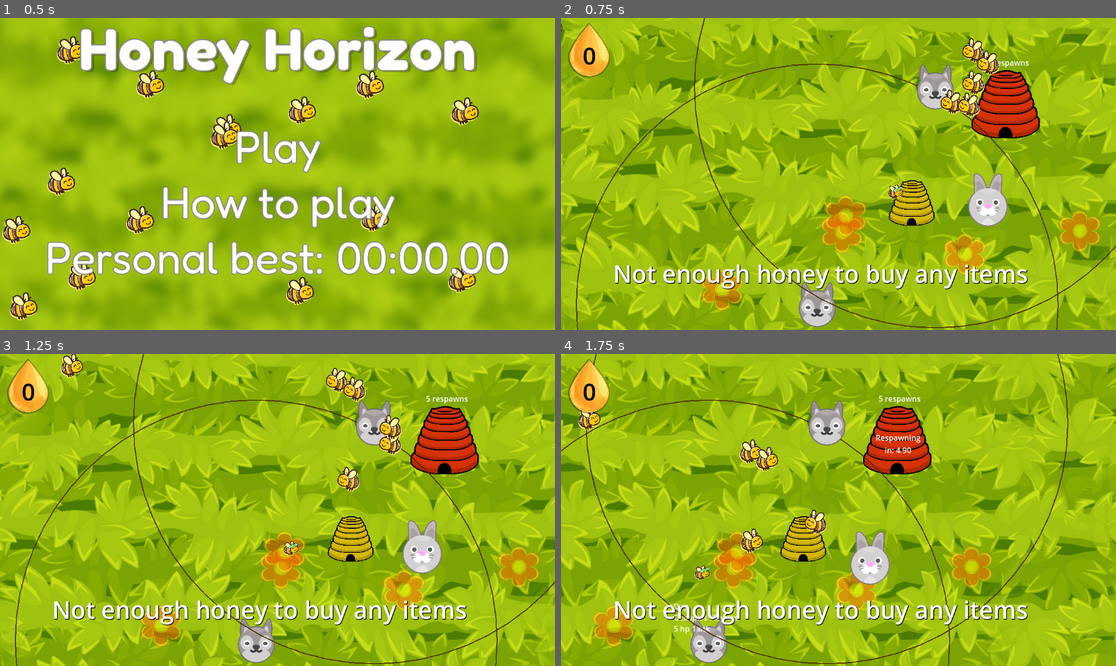
Above: before the commit, frames 1-4 (two rows, left to right).
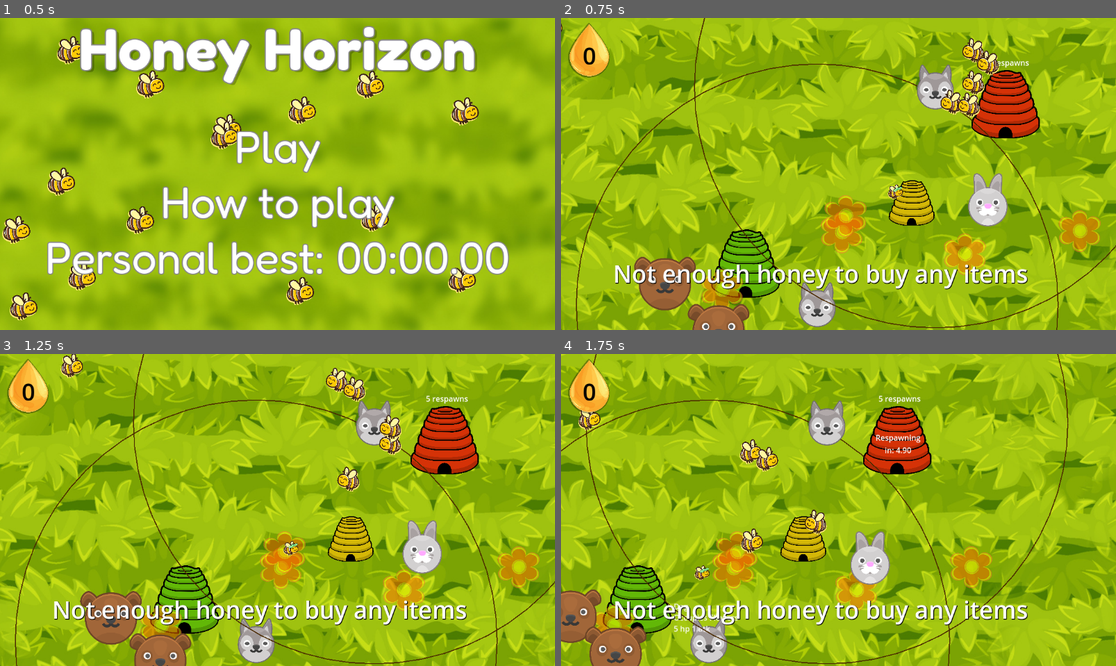
Above: after the commit, the same moments.

Repository: jam53/GMTK-Gamejam-2024
Game: Godot game, scene res://scenes/main_menu.tscn
Same seed, same stepped clock (60 frames per second), same inputs: the game is played once before the commit and once after it.
Inputs (mouse positions are in pixels of both pictures, inside the frame that each line leads up to):
- Up to frame 1 (0.5 s): no input
- Up to frame 2 (0.75 s): click "Play" at 0.5 s
- Up to frame 3 (1.25 s): no input
- Up to frame 4 (1.75 s): move the mouse to (816, 644) at 1.27 s; press the mouse at (816, 644) at 1.28 s; hold D (right) from 1.28 s (still down)

Frame 1 is identical in both runs. In frame 2, 3.7% of the frame differs, in the area x 13-40%, y 67-100%; in frame 3, 3.9%, in the area x 14-40%, y 67-100%; in frame 4, 3.8%.

Commit message:
Add base scene to `lawn.tscn`

Diff:
--- a/scenes/lawn.tscn
+++ b/scenes/lawn.tscn
@@ -14,6 +14,7 @@
 [ext_resource type="PackedScene" uid="uid://dei8n40gtxqsw" path="res://scenes/enemies/enemy_rabbit.tscn" id="8_lk0uv"]
 [ext_resource type="PackedScene" uid="uid://dply1skjqut7x" path="res://scenes/attacker.tscn" id="8_v2b88"]
 [ext_resource type="PackedScene" uid="uid://c21fqmty4cbhr" path="res://scenes/enemies/enemy_dog.tscn" id="9_u5hqr"]
+[ext_resource type="PackedScene" uid="uid://coyo8k2hr1no8" path="res://scenes/base_hive.tscn" id="15_vpwca"]
 
 [node name="Lawn" type="Node2D"]
 
@@ -21,6 +22,9 @@
 script = ExtResource("2_qolai")
 chunk_texture = ExtResource("2_be4tn")
 player = NodePath("../Player")
+
+[node name="BaseHive" parent="." instance=ExtResource("15_vpwca")]
+position = Vector2(343, 475)
 
 [node name="Hive" parent="." instance=ExtResource("2_qycfm")]
 position = Vector2(688, 349)
@@ -81,3 +85,9 @@
 
 [node name="Bee2" parent="." instance=ExtResource("8_v2b88")]
 position = Vector2(-99, 39)
+
+[node name="EnemyBear" parent="." instance=ExtResource("5_h78oq")]
+position = Vector2(170, 518)
+
+[node name="EnemyBear2" parent="." instance=ExtResource("5_h78oq")]
+position = Vector2(285, 620)
Not shown, added: assets/sprites/HoneyHorizonGameplay.jpg.import
Not shown: 1 places in scenes/lawn.tscn that only renumber resources
